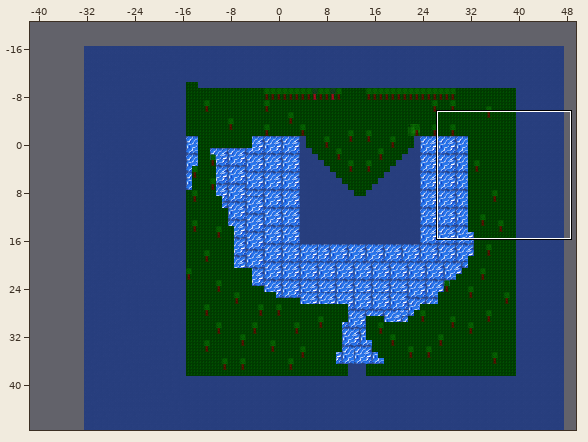
Tiled map -- android/assets/Mistified.tmx. Above, an overview of the earlier version with the close-up marked.
Close-up. Earlier state:
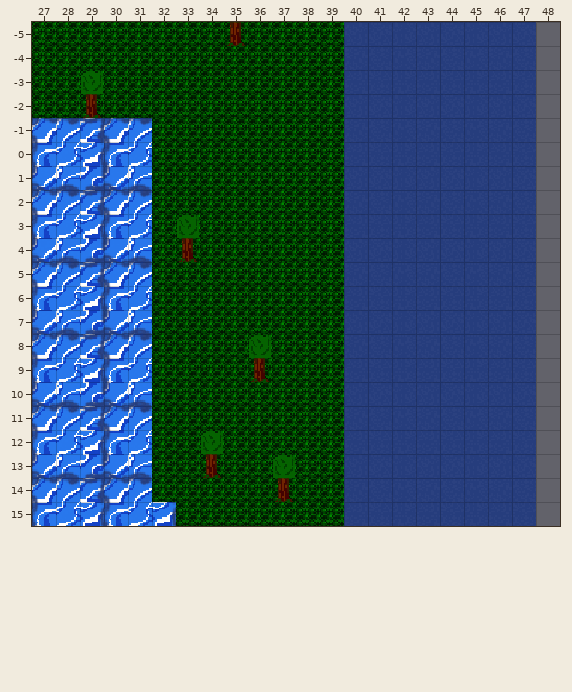
Cells are 16x16 px. Shown: x 27..48, y -5..15. The commit also changed other parts of the map, which this record leaves out.
The same view after the edit:
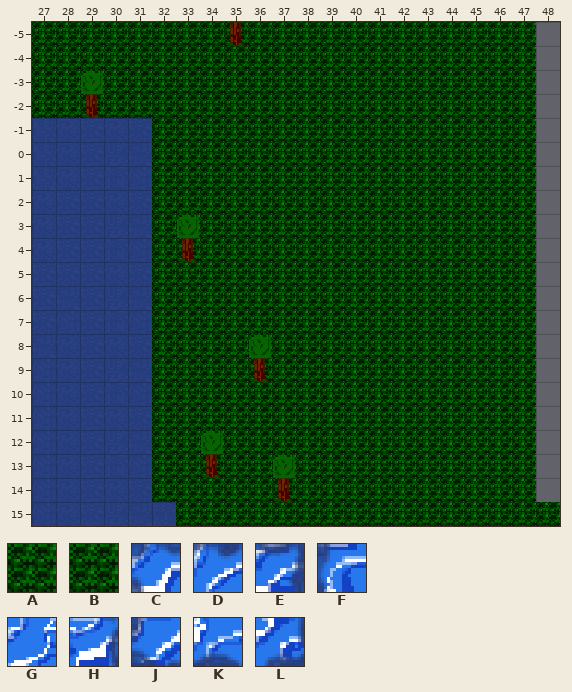
Key: from "Mistified": A 40, B 41, C 127, D 128, E 129, F 146, G 147, H 148, J 165, K 166, L 167.
_ is an empty cell.
See-through tiles are keyed as they look on the map.
What changed:
{"where": "layer \"WaterLayer\""}
{"y":-1,"x":27,"old":"CDECD","new":"_____"}
{"y":0,"x":27,"old":"FGHFG","new":"_____"}
{"y":1,"x":27,"old":"JKLJK","new":"_____"}
{"y":2,"x":27,"old":"CDECD","new":"_____"}
{"y":3,"x":27,"old":"FGHFG","new":"_____"}
{"y":4,"x":27,"old":"JKLJK","new":"_____"}
{"y":5,"x":27,"old":"CDECD","new":"_____"}
{"y":6,"x":27,"old":"FGHFG","new":"_____"}
{"y":7,"x":27,"old":"JKLJK","new":"_____"}
{"y":8,"x":27,"old":"CDECD","new":"_____"}
{"y":9,"x":27,"old":"FGHFG","new":"_____"}
{"y":10,"x":27,"old":"JKLJK","new":"_____"}
{"y":11,"x":27,"old":"CDECD","new":"_____"}
{"y":12,"x":27,"old":"FGHFG","new":"_____"}
{"y":13,"x":27,"old":"JKLJK","new":"_____"}
{"y":14,"x":27,"old":"CDECD","new":"_____"}
{"y":15,"x":27,"old":"FGHFGH","new":"______"}
{"where": "layer \"WalkLayer\""}
{"y":-5,"x":40,"old":"________","new":"ABABABBB"}
{"y":-4,"x":40,"old":"________","new":"ABBBABAB"}
{"y":-3,"x":40,"old":"________","new":"BABABBAB"}
{"y":-2,"x":40,"old":"________","new":"ABBABABB"}
{"y":-1,"x":40,"old":"________","new":"BBABBABA"}
{"y":0,"x":40,"old":"________","new":"ABBAAAAB"}
{"y":1,"x":40,"old":"________","new":"ABABBBAB"}
{"y":2,"x":40,"old":"________","new":"ABBBAAAB"}
{"y":3,"x":40,"old":"________","new":"AABABABB"}
{"y":4,"x":40,"old":"________","new":"ABABAABA"}
{"y":5,"x":40,"old":"________","new":"ABBBBAAB"}
{"y":6,"x":40,"old":"________","new":"AAAABAAB"}
{"y":7,"x":40,"old":"________","new":"ABBBBAAB"}
{"y":8,"x":40,"old":"________","new":"ABAAAAAB"}
{"y":9,"x":40,"old":"________","new":"ABBABABB"}
{"y":10,"x":40,"old":"________","new":"ABABBBAB"}
{"y":11,"x":40,"old":"________","new":"ABAAAAAB"}
{"y":12,"x":40,"old":"________","new":"AAABBABB"}
{"y":13,"x":40,"old":"________","new":"ABABAAAB"}
{"y":14,"x":40,"old":"________","new":"BABBABAB"}
{"y":15,"x":40,"old":"_________","new":"ABBAABABB"}
